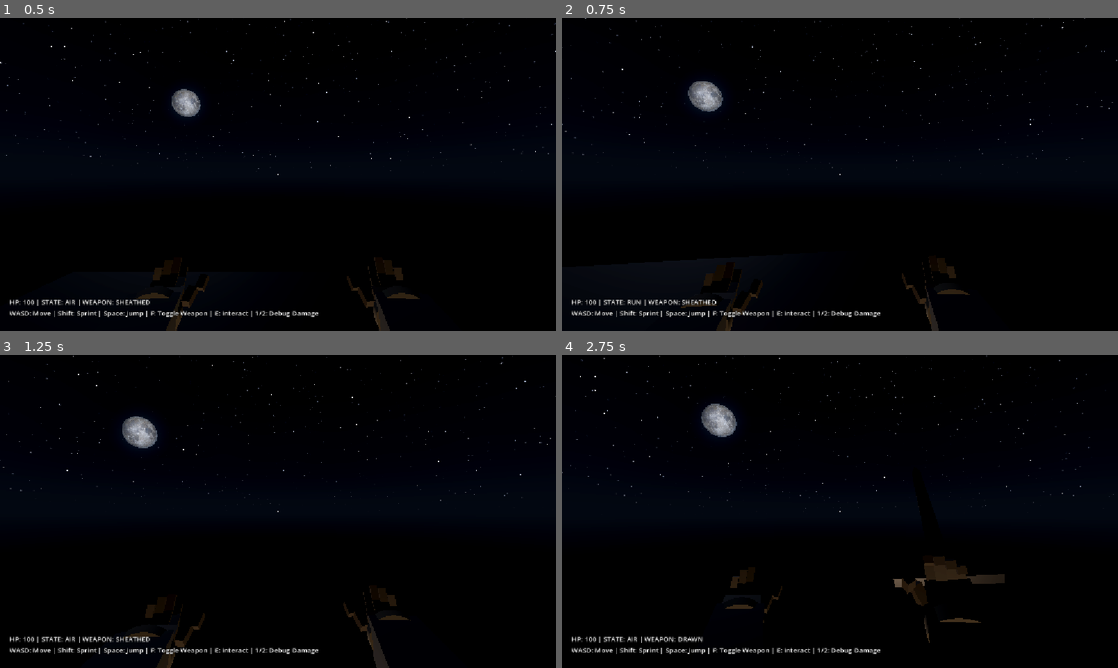
Above: before the commit, frames 1-4 (two rows, left to right).
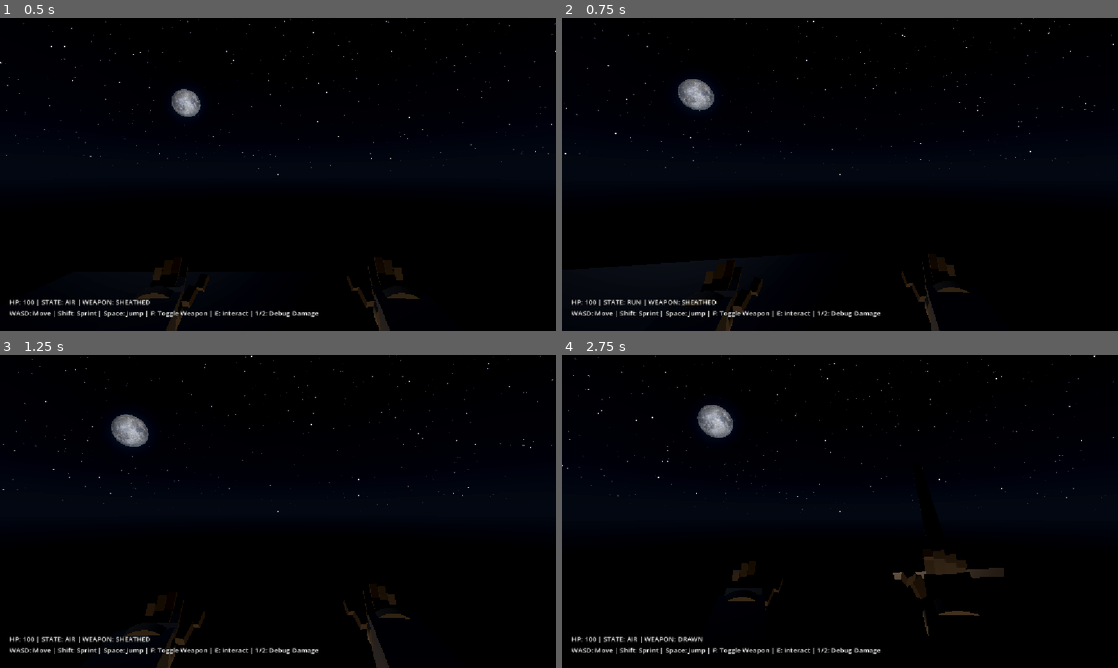
Above: after the commit, the same moments.

Repository: Shaheemp76m/no-exit
Game: Godot game, scene res://scenes/main.tscn
Same seed, same stepped clock (60 frames per second), same inputs: the game is played once before the commit and once after it.
Inputs (mouse positions are in pixels of both pictures, inside the frame that each line leads up to):
- Up to frame 1 (0.5 s): no input
- Up to frame 2 (0.75 s): tap Enter at 0.5 s; move the mouse to (867, 174) at 0.52 s; hold W (move_forward) from 0.53 s (still down); tap E (interact) at 0.6 s
- Up to frame 3 (1.25 s): keep holding W (move_forward); tap Space (jump) at 0.77 s
- Up to frame 4 (2.75 s): keep holding W (move_forward); move the mouse to (812, 511) at 1.27 s; tap Shift (sprint) at 1.35 s; tap Space (jump) at 1.52 s; move the mouse to (851, 505) at 2.02 s; tap F (toggle_weapon) at 2.1 s

Frame 1 is identical in both runs. In frame 2, 1.2% of the frame differs, in the area x 0-100%, y 0-100%; in frame 3, 1.2%; in frame 4, 2.0%, in the area x 0-100%, y 0-92%.

Commit message:
made md files for agentic ai

Diff:
--- a/scenes/player/player.tscn
+++ b/scenes/player/player.tscn
@@ -95,6 +95,7 @@
 offset_bottom = 2.0
 grow_horizontal = 2
 grow_vertical = 2
+mouse_filter = 2
 color = Color(1, 1, 1, 0.6)
 
 [node name="PromptLabel" type="Label" parent="HUD"]
@@ -110,6 +111,7 @@
 offset_bottom = 65.0
 grow_horizontal = 2
 grow_vertical = 2
+mouse_filter = 2
 theme_override_colors/font_outline_color = Color(0, 0, 0, 1)
 theme_override_constants/outline_size = 4
 theme_override_font_sizes/font_size = 18
@@ -125,6 +127,7 @@
 offset_right = 800.0
 offset_bottom = -20.0
 grow_vertical = 0
+mouse_filter = 2
 theme_override_colors/font_outline_color = Color(0, 0, 0, 1)
 theme_override_constants/outline_size = 3
 theme_override_font_sizes/font_size = 14
--- a/scripts/player/components/camera_component.gd
+++ b/scripts/player/components/camera_component.gd
@@ -3,7 +3,7 @@
 
 ## CameraComponent: First-person camera with organic breathing, footstep bobbing, turn roll, landing dips, and damage jolts.
 
-@export var mouse_sensitivity: float = 0.0025
+@export var mouse_sensitivity: float = 0.003
 @export var pitch_min: float = -1.4
 @export var pitch_max: float = 1.4
 
@@ -44,11 +44,15 @@
 var damage_rot_impulse: Vector3 = Vector3.ZERO
 
 func _ready() -> void:
+	if not character:
+		character = get_parent() as CharacterBody3D
 	if camera:
 		camera.near = 0.05 # Prevent near-plane clipping through character chest
 		camera.fov = 75.0
 
 func handle_mouse_input(event: InputEventMouseMotion) -> void:
+	if not character:
+		character = get_parent() as CharacterBody3D
 	if not character:
 		return
 
@@ -99,12 +103,16 @@
 	# 5. Decay damage impulse
 	damage_rot_impulse = damage_rot_impulse.lerp(Vector3.ZERO, 10.0 * delta)
 
-	# Apply final camera transform
+	# Rotate CameraComponent on X for pitch (so camera, arms, and raycast pitch together)
+	rotation.x = pitch
+
+	# Apply local procedural offsets to Camera3D
 	camera.position.x = bob_h
 	camera.position.y = breath_v + bob_v + spring_displacement
-	camera.rotation.x = pitch + breath_p + damage_rot_impulse.x
+	camera.rotation.x = breath_p + damage_rot_impulse.x
 	camera.rotation.y = damage_rot_impulse.y
 	camera.rotation.z = roll_offset + damage_rot_impulse.z
+
 
 func on_landed(impact_velocity: float) -> void:
 	# Downward impact spring impulse
--- a/scripts/player/player.gd
+++ b/scripts/player/player.gd
@@ -22,6 +22,9 @@
 func _ready() -> void:
 	Input.set_mouse_mode(Input.MOUSE_MODE_CAPTURED)
 
+	if camera_comp:
+		camera_comp.character = self
+
 	# Configure handedness
 	if left_hand_rig:
 		left_hand_rig.is_left_hand = true
@@ -44,10 +47,18 @@
 	if movement_comp:
 		movement_comp.landed.connect(camera_comp.on_landed)
 
-func _unhandled_input(event: InputEvent) -> void:
+func _input(event: InputEvent) -> void:
+	# Click window to recapture mouse if focus was lost or cursor was freed
+	if event is InputEventMouseButton and event.pressed:
+		if not mouse_locked or Input.get_mouse_mode() != Input.MOUSE_MODE_CAPTURED:
+			mouse_locked = true
+			Input.set_mouse_mode(Input.MOUSE_MODE_CAPTURED)
+
 	if event is InputEventMouseMotion and mouse_locked:
-		camera_comp.handle_mouse_input(event)
-		proc_anim_comp.handle_mouse_lag(event.relative)
+		if camera_comp:
+			camera_comp.handle_mouse_input(event)
+		if proc_anim_comp:
+			proc_anim_comp.handle_mouse_lag(event.relative)
 
 	if event is InputEventKey and event.pressed:
 		if event.keycode == KEY_ESCAPE:
@@ -58,6 +69,7 @@
 
 		# Action triggers
 		if Input.is_action_just_pressed("toggle_weapon"):
+
 			if weapon_comp:
 				weapon_comp.toggle_weapon()
 
Not shown, added: AGENTS.md
Not shown, added: AGY_No_Exit_Master_Prompt.md
Not shown, added: AGY_SETUP_PROMPT.md
Not shown, added: DECISIONS_LOG.md
Not shown, added: DESIGN_ANSWERS.md
Not shown, added: DEVLOG.md
Not shown, added: GAME_DESIGN.md
Not shown, added: KNOWN_ISSUES.md
Not shown, changed: README.md
Not shown, added: ROADMAP.md
Not shown, added: TASKS.md
Not shown, added: TEST_PLAN.md
(and 4 more such lines)
